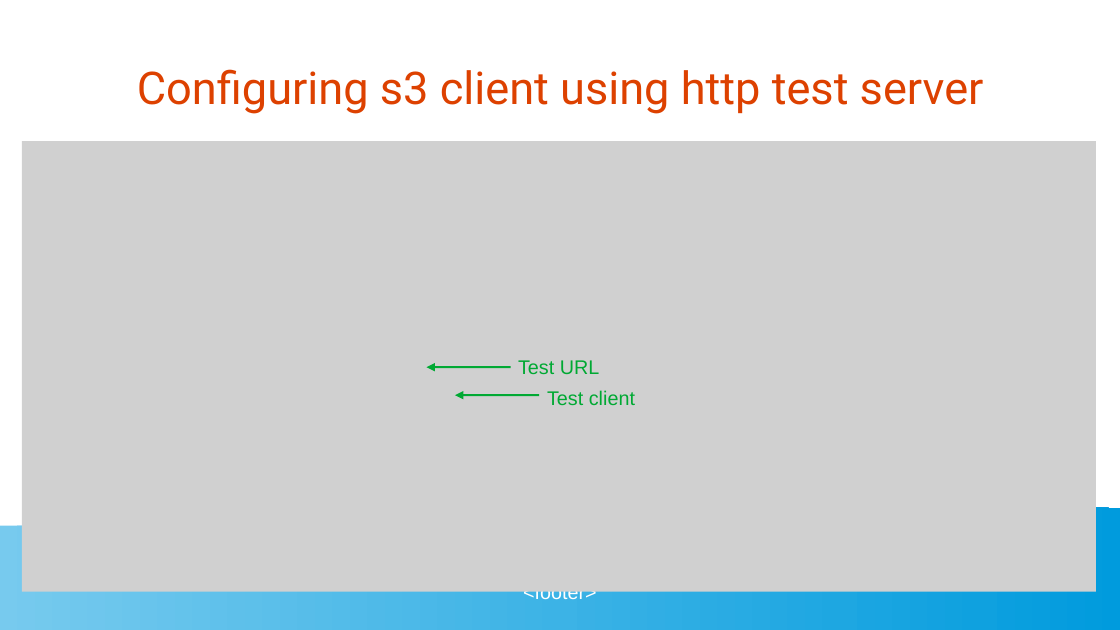
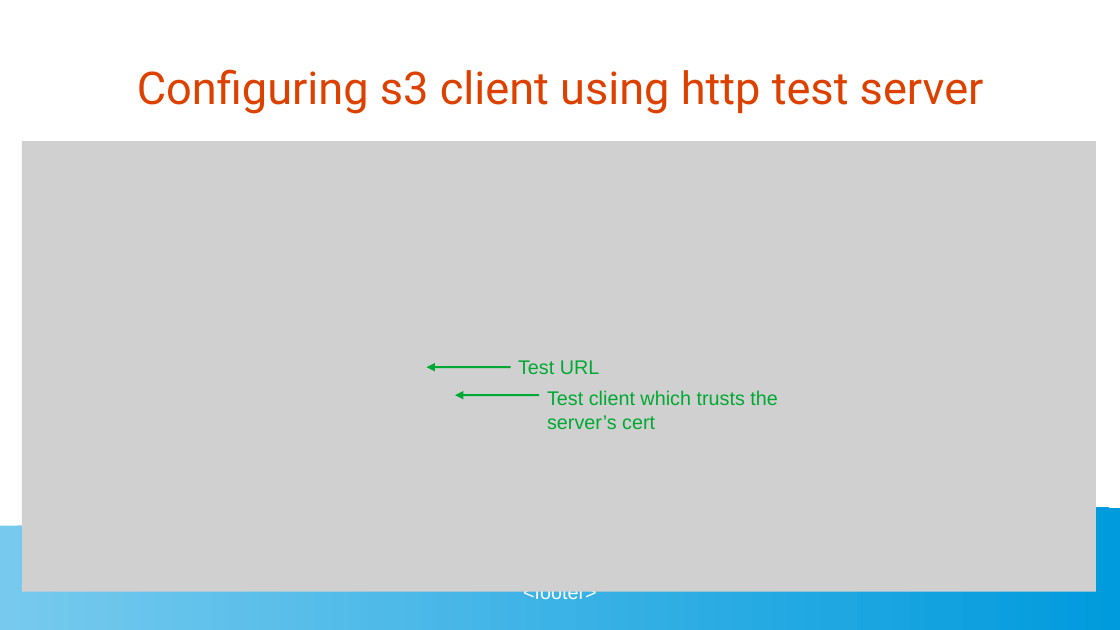
Before and after one commit to golangbot/gophercon-uk-2025-talk, a slide deck: slide 31 of Presentation.odp. Drawn at 1120x630 pixels with LibreOffice and Linux fonts; fonts in the diff are those of the drawing; grey boxes stand for pictures. Boxes give left, top, right and bottom in pixels: in the first picture for what was removed or moved away, otherwise in the second. Text is boxed around its words. In the diff, an @@ line names an element or a change of style, - is before the commit and + after.

```diff
--- a/Presentation.odp
+++ b/Presentation.odp
@@ text at bbox=[547, 390, 777, 429]: text changed @@
-Test client
+Test client which trusts the server’s cert
```
Also in this commit, not shown: 6 other slides changed, 2 other files.
